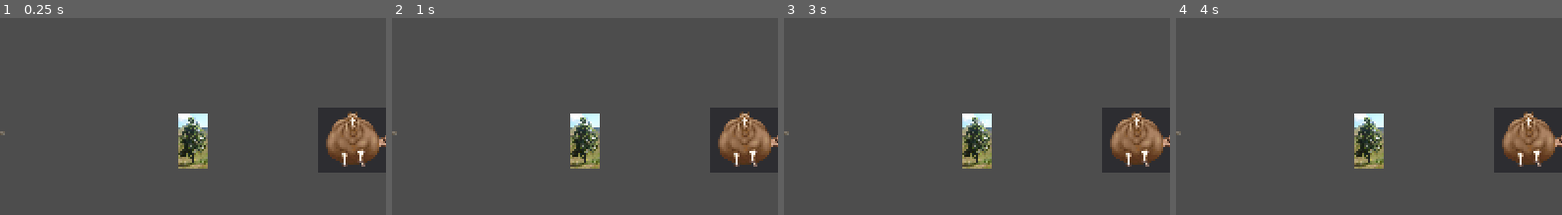
Above: before the commit, frames 1-4 (left to right).
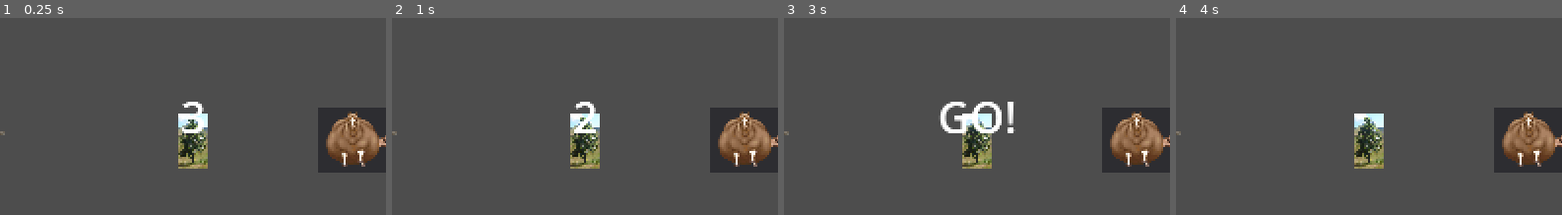
Above: after the commit, the same moments.

Repository: scrr-az/JD_prelim_proj
Game: Godot game, scene res://scenes/level1.tscn
Two runs of this game, one before a commit and one after it. Both use one fixed random seed, a clock stepped at 60 frames per second and the inputs below. The engine's default icon, where the game draws it, is replaced by a stand-in: a white triangle on a blue panel in a dark square.
Inputs (mouse positions are % of the whole screen's width and height, from its top left):
- Up to frame 1 (0.25 s): no input
- Up to frame 2 (1 s): tap Enter at 0.5 s; move the mouse to (73, 45) at 0.52 s; hold D (p1_right) from 0.53 s (still down); click (73, 45) at 0.6 s
- Up to frame 3 (3 s): tap Space at 1.25 s; move the mouse to (31, 55) at 1.27 s; release D (p1_right) at 1.28 s; hold S (p1_down) 1.28-2.03 s; tap Down (p2_down) at 1.35 s; move the mouse to (61, 28) at 2.02 s; hold D (p1_right) 2.03-2.78 s; hold Left (p2_left) 2.03-2.78 s; tap Enter at 2.75 s; move the mouse to (46, 70) at 2.77 s; hold W (p1_up) from 2.78 s (still down); tap Right (p2_right) at 2.85 s
- Up to frame 4 (4 s): tap Space at 3.5 s; move the mouse to (82, 65) at 3.52 s; release W (p1_up) at 3.53 s; hold A (p1_left) from 3.53 s (still down); hold Up (p2_up) from 3.53 s (still down)
The pictures show only the part of the screen within x 26-76%, y 19-69%; the shares and areas given below are measured in that part.

The runs differ from the first frame. In frame 1, 0.4% of the frame differs, in the area x 47-53%, y 42-59%; in frame 2, 0.4%; in frame 3, 1.4%, in the area x 40-60%, y 42-59%; in frame 4, nothing differs.

Commit message:
slight cosmetic changes

Diff:
--- a/scenes/ui.tscn
+++ b/scenes/ui.tscn
@@ -49,7 +49,11 @@
 [node name="CountdownLabel" type="Label" parent="Countdown" unique_id=409602526]
 process_mode = 3
 layout_mode = 0
-offset_right = 40.0
-offset_bottom = 23.0
+offset_left = -78.0
+offset_top = -61.0
+offset_right = 83.0
+offset_bottom = 63.0
+theme_override_font_sizes/font_size = 90
+horizontal_alignment = 1
 
 [connection signal="timeout" from="Countdown/Timer" to="." method="_on_timer_timeout"]
